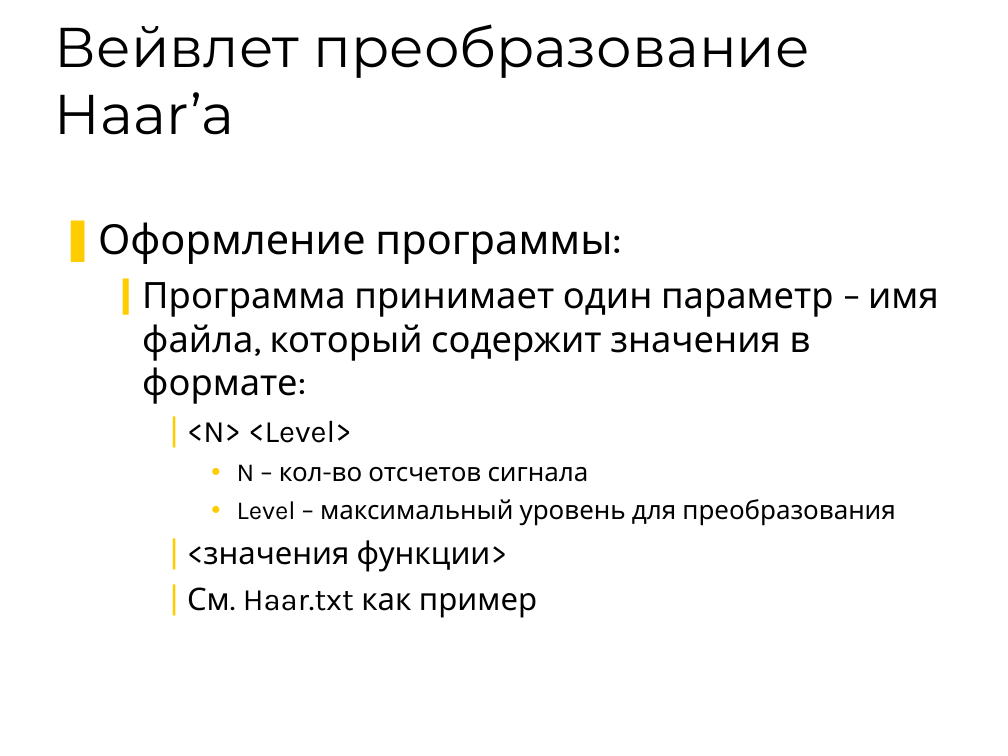
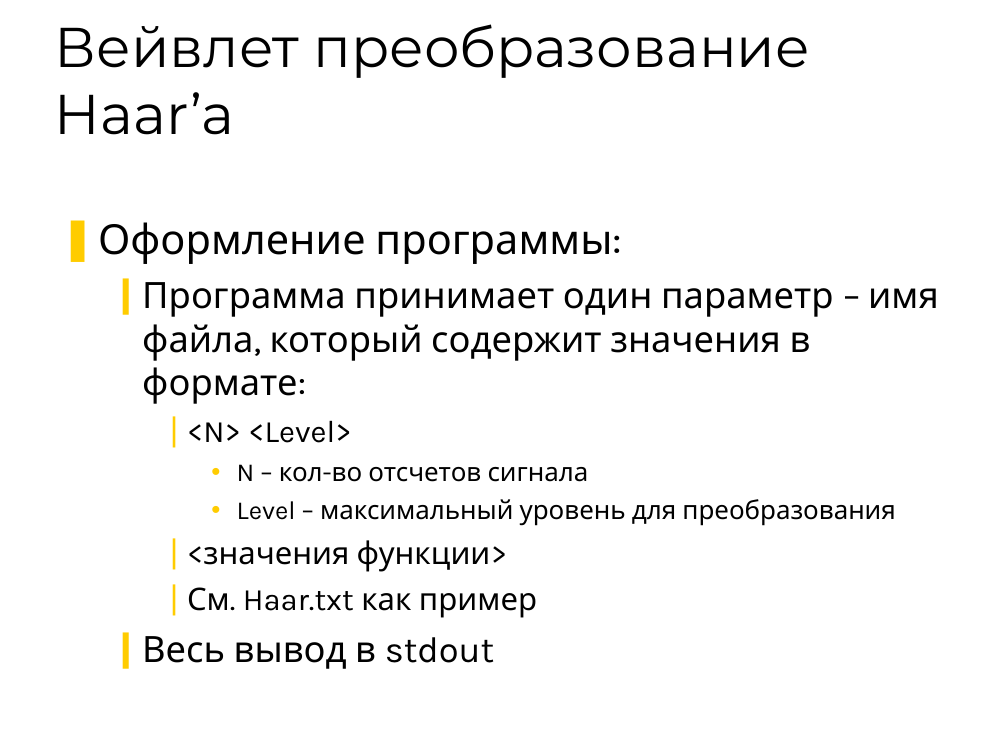
Before and after one commit to 7633/msu-cuda-course, a slide deck: slide 8 of Assignments/2/Assignment - 2.ppt. Drawn at 1008x756 pixels with LibreOffice and Linux fonts; fonts in the diff are those of the drawing; background and template pictures are left out. Boxes give left, top, right and bottom in pixels: in the first picture for what was removed or moved away, otherwise in the second. Text is boxed around its words. In the diff, an @@ line names an element or a change of style, - is before the commit and + after.

Commit message:
[~] edit

```diff
--- a/Assignments/2/Assignment - 2.ppt
+++ b/Assignments/2/Assignment - 2.ppt
@@ text at [142,636,495,669]: paragraph added @@
+  ❙ Весь вывод в stdout
```
Also in this commit, not shown: 5 slides added.
